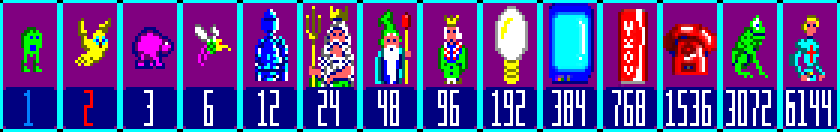
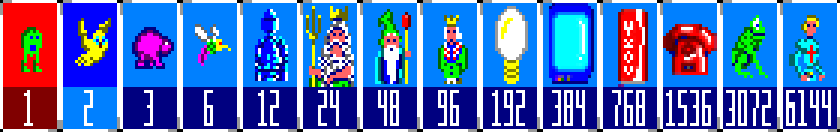
Revision of a layered (840, 132) image; what changed, layer by layer:
painted on "1" over [3, 87, 57, 129]
painted on "2" over [63, 87, 117, 129]
painted on "3" over [123, 87, 186, 129]
painted on "6" over [183, 87, 237, 129]
painted on "12" over [243, 87, 297, 129]
painted on "24" over [303, 87, 357, 129]
painted on "48" over [363, 87, 417, 129]
painted on "3072" over [723, 87, 837, 129]
painted on "Background copy 15" over [780, 0, 840, 132]
painted on "Background copy 14" over [720, 0, 780, 132]
painted on "Background copy 13" over [660, 0, 720, 132]
painted on "Background copy 12" over [600, 0, 660, 132]
painted on "Background copy 11" over [540, 0, 600, 132]
painted on "Background copy 10" over [480, 0, 540, 132]
painted on "Background copy 9" over [420, 0, 480, 132]
painted on "Background copy 8" over [360, 0, 420, 132]
painted on "Background copy 7" over [300, 0, 360, 132]
painted on "Background copy 6" over [240, 0, 300, 132]
painted on "Background copy 5" over [180, 0, 240, 132]
painted on "Background copy 4" over [120, 0, 180, 132]
added layer "Layer 1 copy" in group "background" over [60, 0, 120, 132]
painted on "Background copy 3" over [60, 0, 120, 132]
added layer "Layer 1" in group "background" over [0, 0, 60, 132]
painted on "Background copy 2" over [0, 0, 60, 132]
…and 6 more changes (6 painted)
